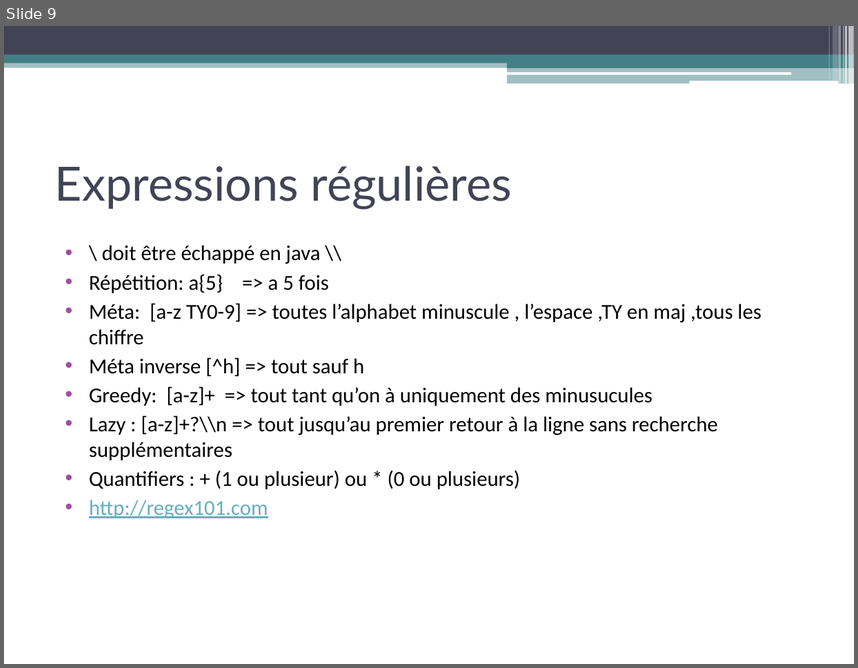
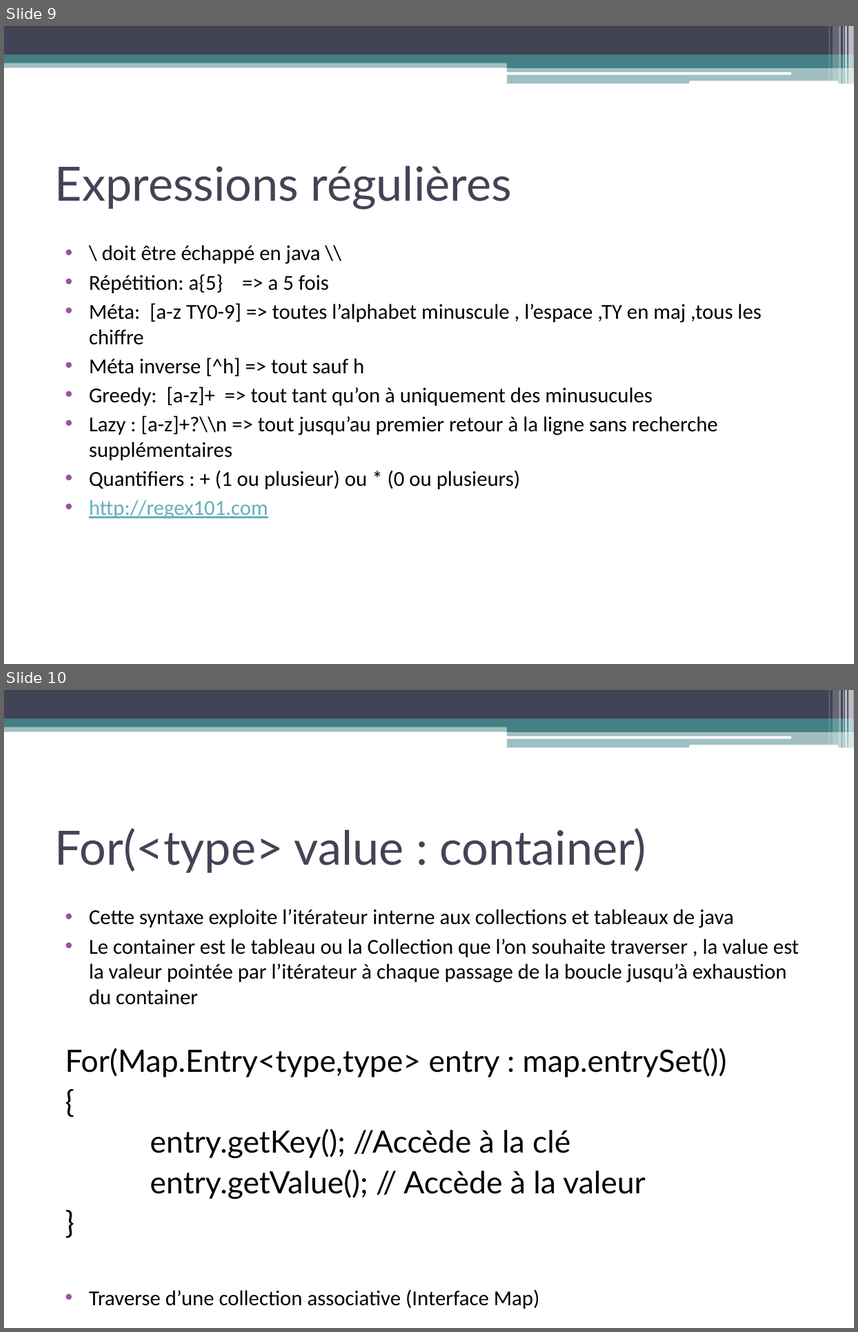
Before and after one commit to mriam123456/Cours-Licence-Pro-Android-iOS, a slide deck: Java101.pptx. Shown one above the other, each under a label of ours: slide 9 before the commit, slides 9 and 10 after it. The pictures are 858x668 and 858x1332 pixels, drawn with LibreOffice and Linux fonts; fonts in the diff are those of the drawing. Boxes give left, top, right and bottom in pixels: in the first picture for what was removed or moved away, otherwise in the second. Text is boxed around its words. In the diff, an @@ line names an element or a change of style, - is before the commit and + after.

```diff
--- a/Java101.pptx
+++ b/Java101.pptx
@@ slide 10 added at (4,690,854,1328), background #FFFFFF; not listed: 13 template elements that a slide beside it also shows @@
@@ title added at (55,828,646,873), 40 pt, text #424456 @@
+For(<type> value : container)
@@ text added at (65,909,799,1308), 18 pt, text #000000 @@
+• Cette syntaxe exploite l’itérateur interne aux collections et tableaux de java
+• Le container est le tableau ou la Collection que l’on souhaite traverser , la value est la valeur pointée par l’itérateur à chaque passage de la boucle jusqu’à exhaustion du container
+For(Map.Entry<type,type> entry : map.entrySet())
+{
+entry.getKey(); //Accède à la clé
+entry.getValue(); // Accède à la valeur
+}
+• Traverse d’une collection associative (Interface Map)
```
Also in this commit, not shown: 2 slides changed.
